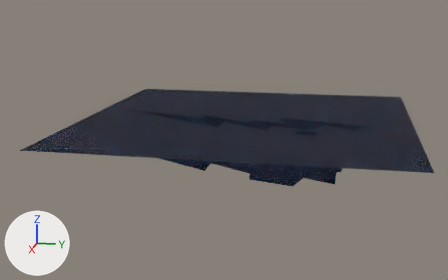
Renders of the glTF model grid_terrain.glb from each side of a commit.
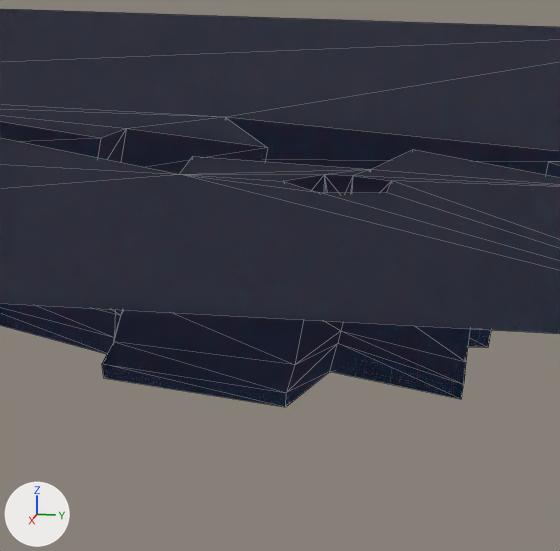
Each version is shown whole from a 50 mm camera at (371.0, 56.0, 109.7) aimed at (-3.5, -18.9, 16.1), then close up on the part from 50% to 80% of the width and 32% to 79% of the height. The axes (+X, +Y, +Z) are drawn at lower left. The lights are the same throughout. The close-ups show mesh edges as thin lines. Vertices at the same position are counted once.

The older version as bpy lines, for what is in view:
```python
me_plane_001 = bpy.data.meshes.new('Plane.001')
me_plane_001.from_pydata(...)  # 199 vertices, 396 faces; spans x -106.0..94.0, y -104.0..96.0, z 0.0..30.0
me_plane_001.materials.append(mat_main_bake)
ob_plane_001 = bpy.data.objects.new('Plane.001', me_plane_001)
ob_plane_001.location = (0.0, 0.0, 0.0)
```
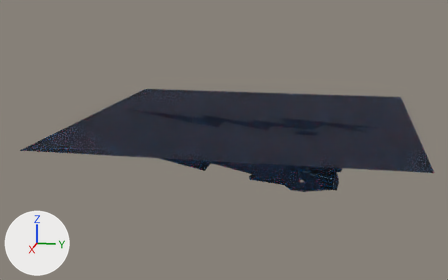
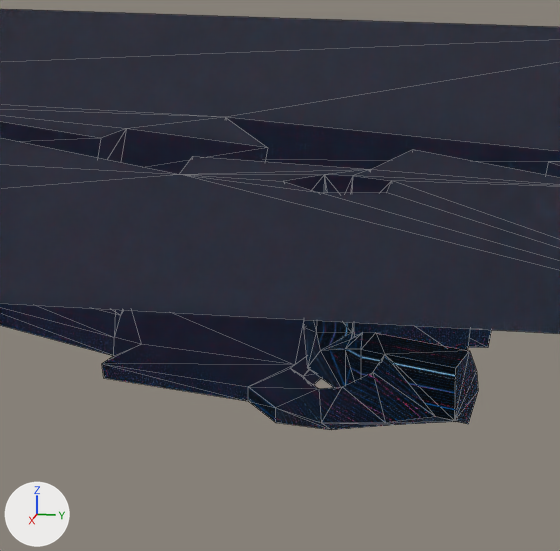
Location of each change, (x1, y1, x2, y2) in pixels of the close-ups (560 x 551 px):
'Plane.001', reshaped: before (0, 9, 560, 407); after (0, 9, 560, 430)
part 1 of me_plane_001, built on: before (102, 310, 340, 407); after (102, 310, 478, 430)

The change, as a diff of the scene's bpy script:
```diff
--- a/grid_terrain.glb.py
+++ b/grid_terrain.glb.py
@@ me_plane_001 @@
 # used by ob_plane_001; location = (0.0, 0.0, 0.0)
-me_plane_001.from_pydata(...)  # 199 vertices, 396 faces; spans x -106.0..94.0, y -104.0..96.0, z 0.0..30.0
+me_plane_001.from_pydata(...)  # 282 vertices, 566 faces; spans x -106.0..94.0, y -104.0..96.0, z 0.0..30.0
+# me_plane_001 part 1
+# 3 vertices are removed from x 18.0..37.0, y 3.0..29.0, z 0.0..3.0
+# 24 faces are deleted
+# 86 vertices are added at x 19.0..44.0, y 7.0..54.0, z 0.0..24.0
+# 194 new faces join them
 me_plane_001.materials.append(mat_main_bake)
```
